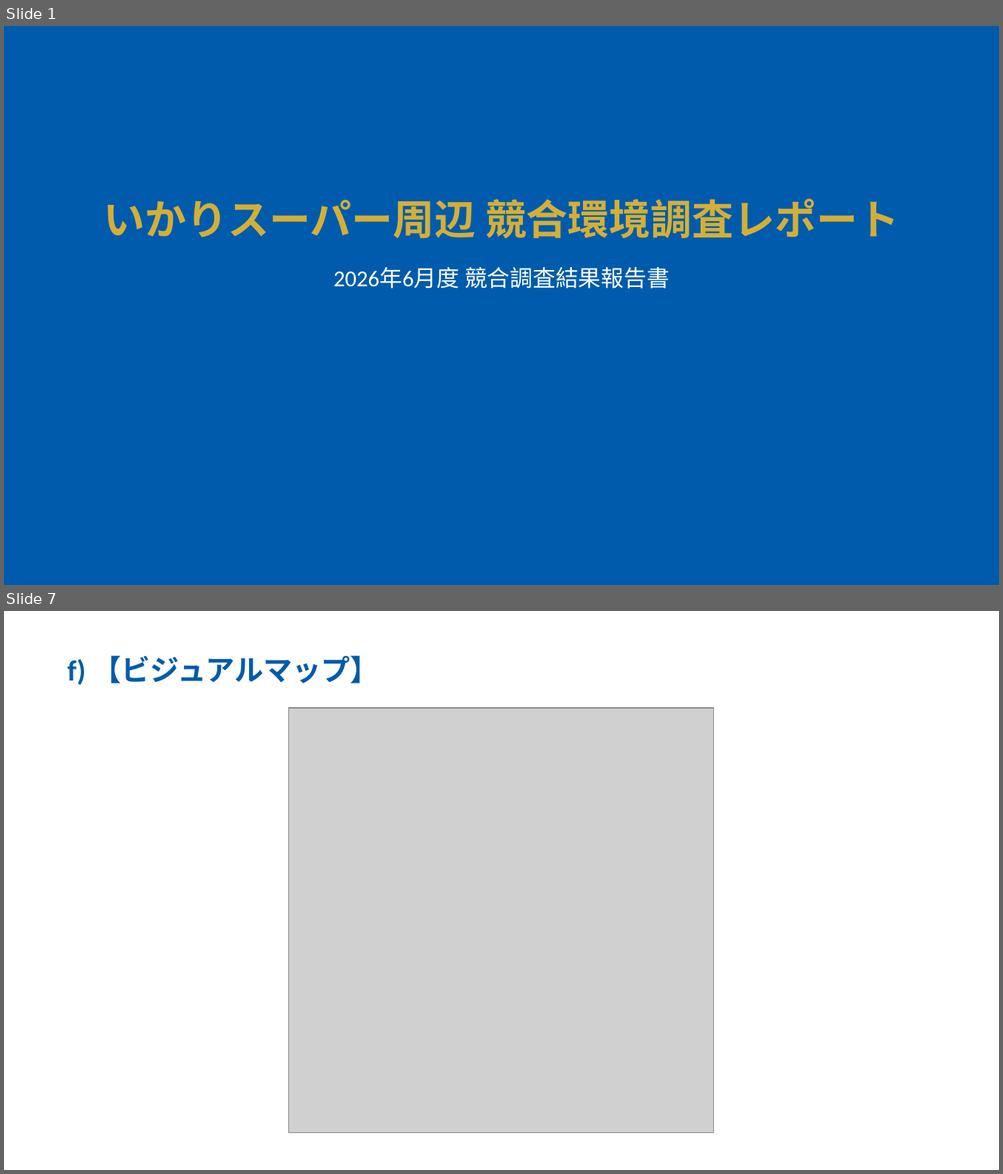
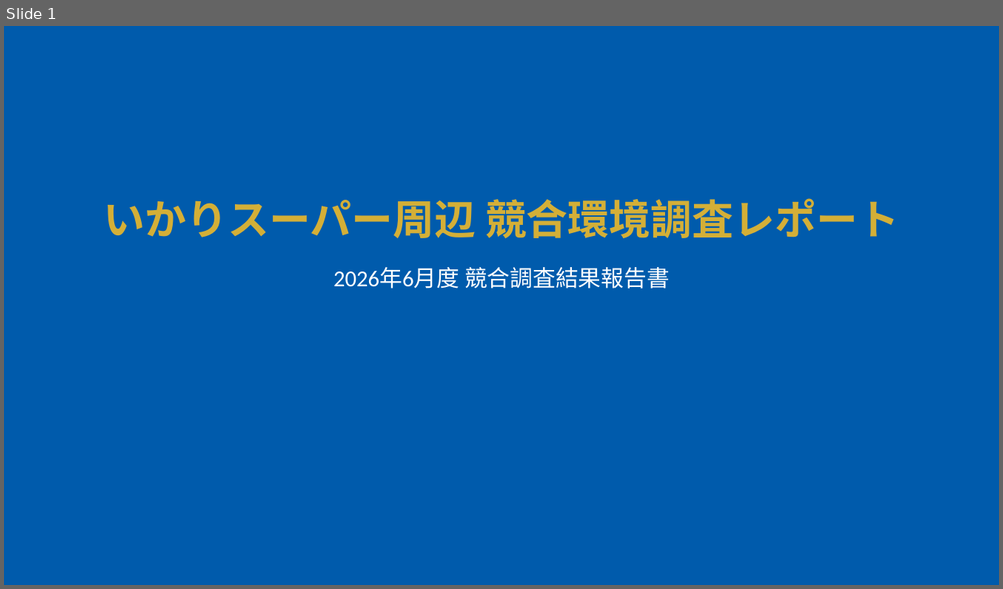
Before and after one commit to yutatbgt-bit/Competitive-research, a slide deck: report/2026_06_28_competitive_report_no_limit.pptx. Shown one above the other, each under a label of ours: slides 1 and 7 before the commit, slide 1 after it; the slides between them are not shown. The pictures are 1003x1174 and 1003x589 pixels, drawn with LibreOffice and Linux fonts; fonts in the diff are those of the drawing; grey boxes stand for pictures. Boxes give left, top, right and bottom in pixels: in the first picture for what was removed or moved away, otherwise in the second. Text is boxed around its words. In the diff, an @@ line names an element or a change of style, - is before the commit and + after.

```diff
--- a/report/2026_06_28_competitive_report_no_limit.pptx
+++ b/report/2026_06_28_competitive_report_no_limit.pptx
@@ slide 7 removed at <box>4,611,999,1170</box>, background #FFFFFF @@
@@ text removed at <box>68,655,380,685</box> @@
-f) 【ビジュアルマップ】
@@ picture removed at <box>288,708,714,1133</box> @@
```
Also in this commit, not shown: 1 slide added, 5 other slides removed, 4 other files.
